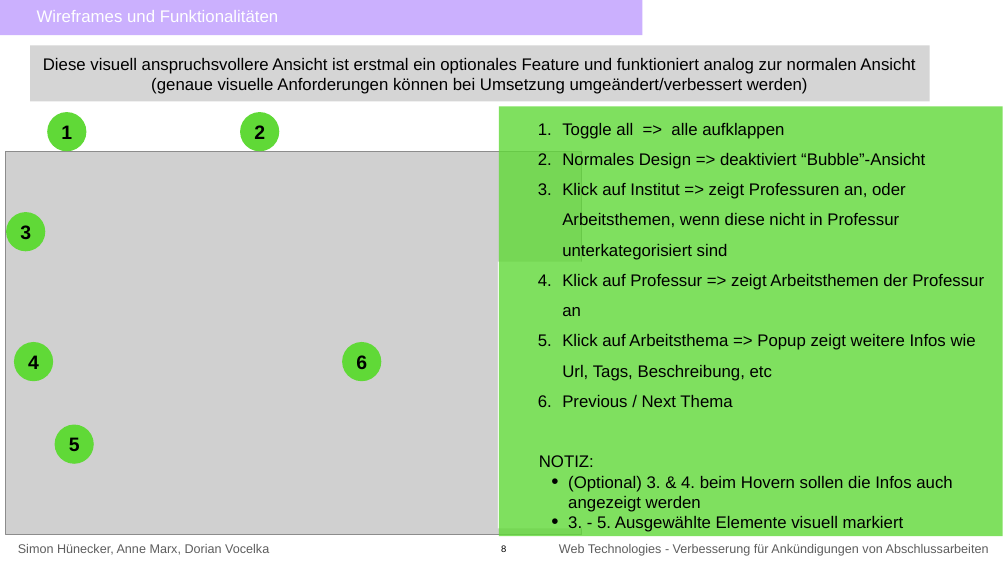
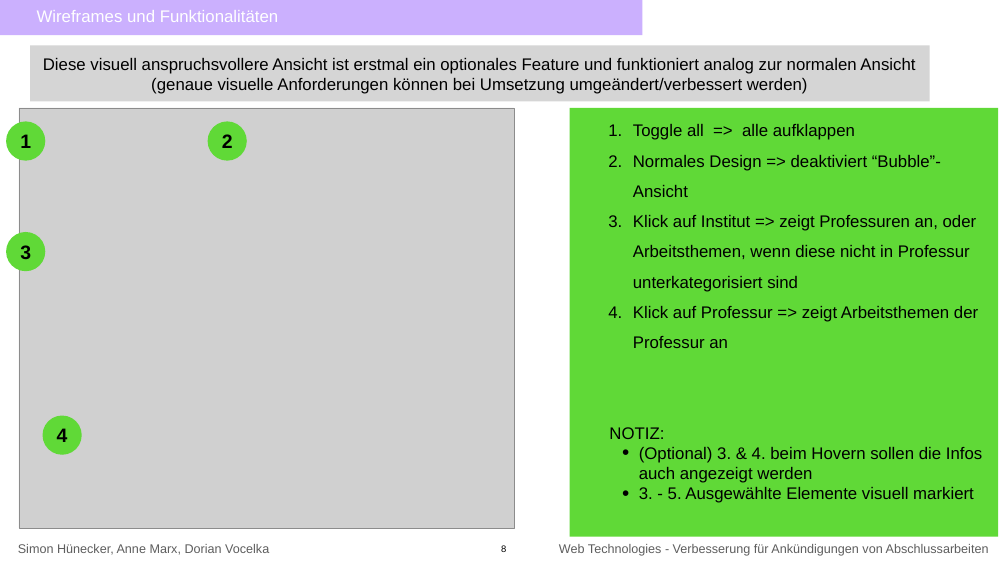
Before and after one commit to annenotarobot/WebTech-Assignemnt-3, a slide deck: slide 8 of documentation/Präsentationsfolien Assignement 2.pptx. Drawn at 1008x567 pixels with LibreOffice and Linux fonts; fonts in the diff are those of the drawing; grey boxes stand for pictures. Boxes give left, top, right and bottom in pixels: in the first picture for what was removed or moved away, otherwise in the second. Text is boxed around its words. In the diff, an @@ line names an element or a change of style, - is before the commit and + after.

```diff
--- a/documentation/Präsentationsfolien Assignement 2.pptx
+++ b/documentation/Präsentationsfolien Assignement 2.pptx
@@ picture resized from (x1=5, y1=152, x2=581, y2=534) to (x1=19, y1=108, x2=514, y2=528) @@
@@ rectangle "Toggle all => alle aufklappen" resized from (x1=499, y1=106, x2=1002, y2=536) to (x1=570, y1=108, x2=998, y2=537) @@
@@ rectangle "Toggle all => alle aufklappen" at (x1=570, y1=108, x2=998, y2=537): fill #60D937 at 80% opacity to #60D937 @@
@@ ellipse "1" moved from (x1=47, y1=112, x2=87, y2=152) to (x1=6, y1=121, x2=45, y2=161) @@
@@ ellipse "2" moved from (x1=240, y1=112, x2=279, y2=152) to (x1=207, y1=121, x2=247, y2=161) @@
@@ ellipse "3" moved from (x1=6, y1=212, x2=45, y2=251) to (x1=6, y1=232, x2=45, y2=271) @@
@@ rectangle removed at (x1=498, y1=262, x2=627, y2=528) @@
@@ ellipse removed at (x1=342, y1=342, x2=381, y2=381) @@
-6
@@ text in rectangle at (x1=562, y1=334, x2=976, y2=407): paragraphs removed @@
-  5. Klick auf Arbeitsthema => Popup zeigt weitere Infos wie Url, Tags, Beschreibung, etc
-  6. Previous / Next Thema
@@ ellipse "4" moved from (x1=14, y1=342, x2=53, y2=381) to (x1=43, y1=415, x2=82, y2=455) @@
@@ ellipse removed at (x1=54, y1=424, x2=94, y2=464) @@
-5
```
Also in this commit, not shown: 1 slide added, 5 other files.
